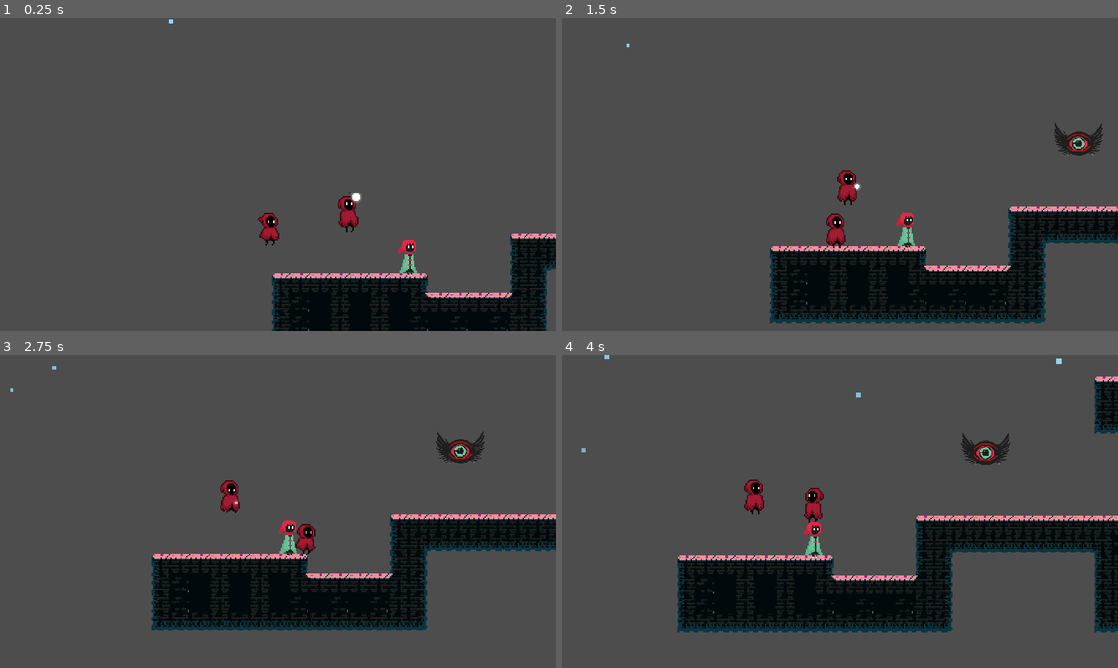
Above: before the commit, frames 1-4 (two rows, left to right).
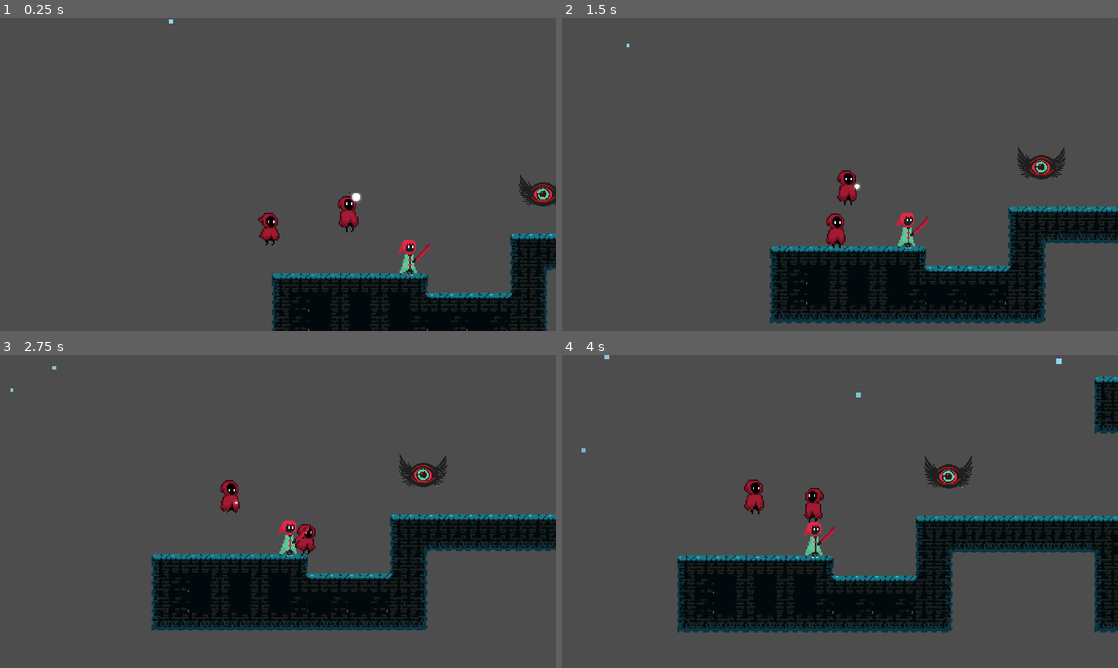
Above: after the commit, the same moments.

Repository: Driannn/AcerolaJam0
Game: Godot game, scene res://Scenes/Main scene/main_scene.tscn
Same seed, same stepped clock (60 frames per second), same inputs: the game is played once before the commit and once after it.
Inputs (mouse positions are in pixels of both pictures, inside the frame that each line leads up to):
- Up to frame 1 (0.25 s): no input
- Up to frame 2 (1.5 s): tap Enter (ui_accept) at 0.5 s; move the mouse to (962, 158) at 0.52 s; hold D (move_right) 0.53-1.28 s; hold F 0.53-1.28 s; click (962, 158) at 0.67 s; tap Space (jump) at 0.77 s; move the mouse to (728, 190) at 1.27 s; hold S from 1.28 s (still down); tap F at 1.35 s
- Up to frame 3 (2.75 s): tap Space (jump) at 1.52 s; move the mouse to (333, 442) at 2.02 s; release S at 2.03 s; hold D (move_right) from 2.03 s (still down); hold F from 2.03 s (still down)
- Up to frame 4 (4 s): move the mouse to (812, 574) at 2.77 s; release D (move_right) at 2.78 s; release F at 2.78 s; hold W 2.78-3.53 s; tap F at 2.85 s; click (812, 574) at 2.92 s; tap Space (jump) at 3.02, 3.77 s; move the mouse to (1006, 558) at 3.52 s; hold A (move_left) from 3.53 s (still down); hold F from 3.53 s (still down)

The runs differ from the first frame. In frame 1, 1.2% of the frame differs, in the area x 49-100%, y 50-90%; in frame 2, 1.9%; in frame 3, 2.1%; in frame 4, 2.2%, in the area x 20-100%, y 6-72%.

Commit message:
added sword assets and working on hitbox

Diff:
--- /dev/null
+++ b/Assets/Scripts/MyHitBox.gd
@@ -0,0 +1,11 @@
+class_name MyHitBox
+extends Area2D
+
+@export var damage := 10
+
+func _init() -> void:
+	#Set the layer of this hit box to the number 2
+	#seting this as part of the hit box layer
+	collision_layer = 2
+	#Disable all the mask on this hitbox
+	collision_mask = 0
--- /dev/null
+++ b/Assets/Scripts/MyHurtBox.gd
@@ -0,0 +1,13 @@
+class_name MyHurtBox
+extends Area2D
+
+func _init() -> void:
+	#Disable all the layers on this hitbox
+	collision_layer = 0
+
+	#Set the mask layer of this hurt box to the number 2
+	#Making it able to detect only the things on the hitbox layer
+	collision_mask = 2
+
+func _ready():
+	pass
--- /dev/null
+++ b/Scenes/Items/weapon_sword.tscn
@@ -0,0 +1,10 @@
+[gd_scene load_steps=2 format=3 uid="uid://3rebuh30qoem"]
+
+[ext_resource type="Texture2D" uid="uid://bq3d5hoyv63xt" path="res://Assets/Items/Sword_01.png" id="1_p2esc"]
+
+[node name="WeaponSword" type="Node2D"]
+
+[node name="Sprite2D" type="Sprite2D" parent="."]
+texture = ExtResource("1_p2esc")
+
+[node name="AnimationPlayer" type="AnimationPlayer" parent="."]
--- a/Scenes/Main scene/main_scene.tscn
+++ b/Scenes/Main scene/main_scene.tscn
@@ -7,6 +7,7 @@
 [ext_resource type="Texture2D" uid="uid://b3d8d1w08yvxi" path="res://Assets/Character/Characters test.png" id="4_h0wd8"]
 [ext_resource type="Script" path="res://addons/phantom_camera/scripts/phantom_camera/phantom_camera_2D.gd" id="5_d018c"]
 [ext_resource type="Texture2D" uid="uid://y5nofrxknf74" path="res://Assets/Character/Eye try 2 test.png" id="5_v7brh"]
+[ext_resource type="Texture2D" uid="uid://dlosi3wh3jsx3" path="res://Assets/Items/Sword_02.png" id="8_hmrcu"]
 
 [node name="MainScene" type="Node2D"]
 
@@ -14,15 +15,6 @@
 
 [node name="MyTileMap" parent="LevelsContainer" instance=ExtResource("2_b388d")]
 layer_0/tile_data = PackedInt32Array(786452, 65537, 2, 917523, 131073, 1, 851987, 131073, 1, 786451, 262145, 0, 720915, …(39674 unchanged characters)…
-
-[node name="ColorRect" type="ColorRect" parent="LevelsContainer"]
-anchors_preset = 15
-anchor_right = 1.0
-anchor_bottom = 1.0
-grow_horizontal = 2
-grow_vertical = 2
-size_flags_horizontal = 4
-color = Color(0.2, 0, 0.0117647, 1)
 
 [node name="EntityContainer" type="Node2D" parent="."]
 
@@ -38,7 +30,7 @@
 texture = ExtResource("4_h0wd8")
 
 [node name="Sprite2D" type="Sprite2D" parent="EntityContainer/Sprite2D"]
-position = Vector2(137, -67)
+position = Vector2(107, -48)
 scale = Vector2(0.359999, 0.359999)
 texture = ExtResource("5_v7brh")
 
@@ -104,3 +96,7 @@
 tween_parameters = null
 tween_on_load = true
 inactive_update_mode = 0
+
+[node name="Sword02" type="Sprite2D" parent="."]
+position = Vector2(217, 193)
+texture = ExtResource("8_hmrcu")
--- a/project.godot
+++ b/project.godot
@@ -84,6 +84,11 @@
 ]
 }
 
+[layer_names]
+
+2d_physics/layer_1="gameworld"
+2d_physics/layer_2="hitboxes"
+
 [rendering]
 
 textures/canvas_textures/default_texture_filter=0
Binary file changed: Assets/Enviroment/FullTileSet_AcerolaJam0-Sheet.png
Binary file added: Assets/Items/Sword_01.png
Not shown, added: Assets/Items/Sword_01.png.import
Binary file added: Assets/Items/Sword_02.png
Not shown, added: Assets/Items/Sword_02.png.import
Not shown: 1 places in Scenes/Main scene/main_scene.tscn that only renumber resources
